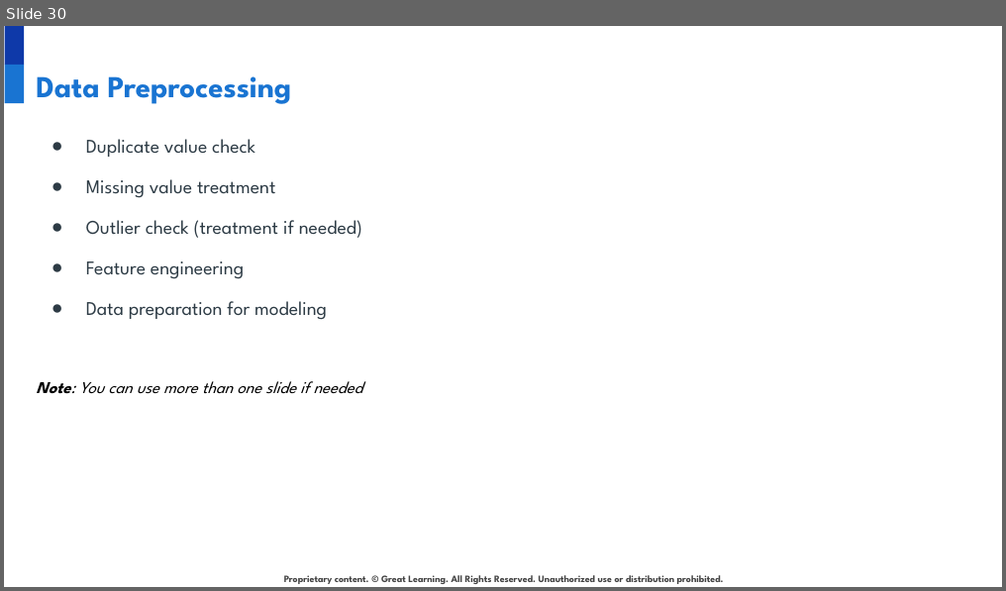
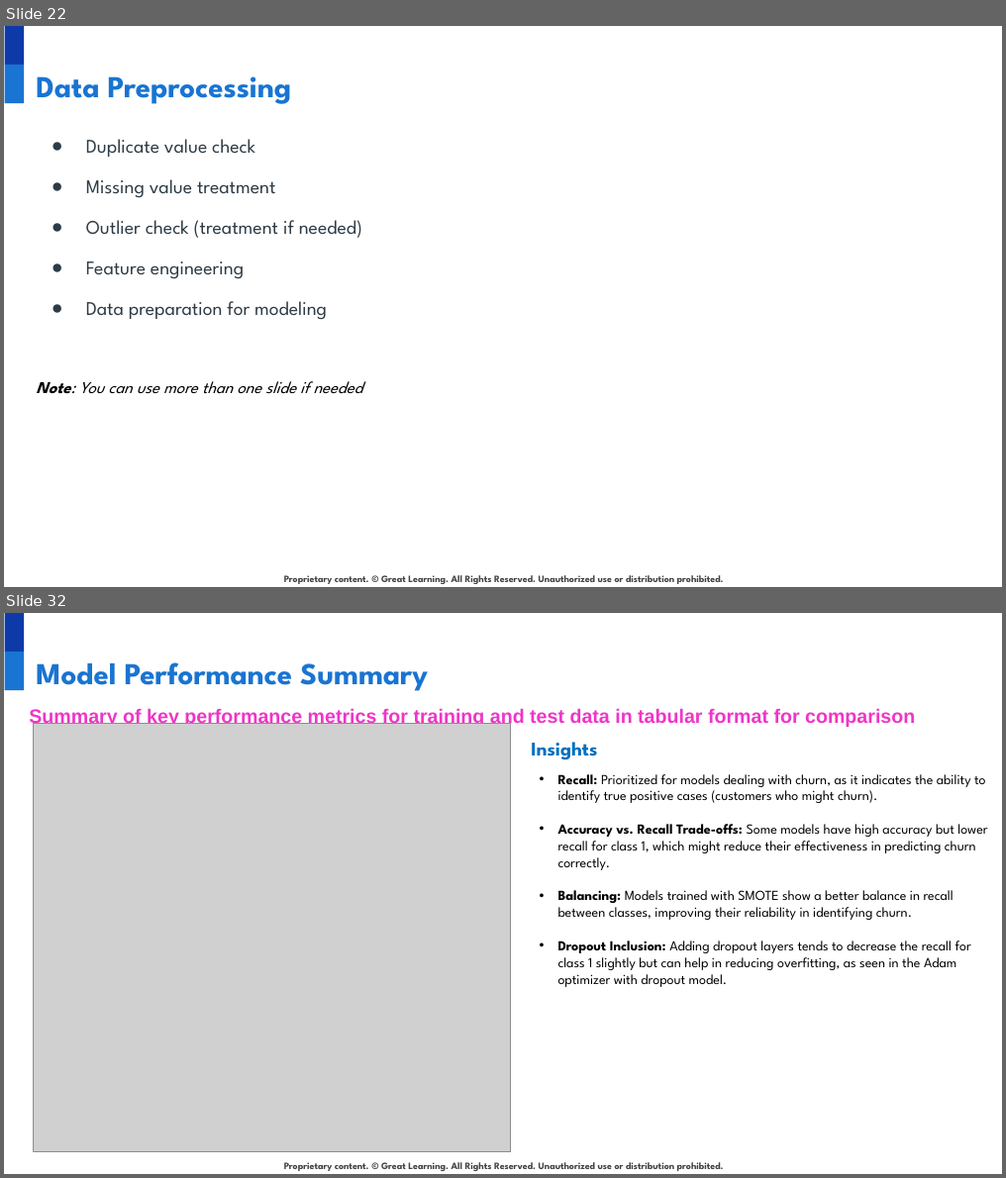
Before and after one commit to developer20sujeet/Python_For_AIML_DataScience, a slide deck: GreatLearningProject/NLP/1.Bank Churn Prediction/INN_Project_PresentationTemplate.pptx. Shown one above the other, each under a label of ours: slide 30 before the commit, slides 22 and 32 after it; the slides between them are not shown. The pictures are 1006x591 and 1006x1178 pixels, drawn with LibreOffice and Linux fonts; fonts in the diff are those of the drawing; grey boxes stand for pictures; background and template pictures are left out. Boxes give left, top, right and bottom in pixels: in the first picture for what was removed or moved away, otherwise in the second. Text is boxed around its words. In the diff, an @@ line names an element or a change of style, - is before the commit and + after.

```diff
--- a/GreatLearningProject/NLP/1.Bank Churn Prediction/INN_Project_PresentationTemplate.pptx
+++ b/GreatLearningProject/NLP/1.Bank Churn Prediction/INN_Project_PresentationTemplate.pptx
@@ slide 32 added at bbox=[4, 613, 1002, 1174], background #FFFFFF; not listed: 3 template elements that a slide beside it also shows @@
@@ title added at bbox=[36, 663, 428, 691], 22 pt, text #1974D2, bold @@
+Model Performance Summary
@@ text added at bbox=[29, 708, 915, 728], 14 pt, text #EF35C7, bold @@
+Summary of key performance metrics for training and test data in tabular format for comparison
@@ picture added at bbox=[33, 724, 510, 1153] @@
@@ text added at bbox=[531, 742, 597, 761], 14 pt, text #0070C0, bold @@
+Insights
@@ text added at bbox=[558, 774, 987, 987], 10 pt, text #000000 @@
+• Recall: Prioritized for models dealing with churn, as it indicates the ability to identify true positive cases (customers who might churn).
+• Accuracy vs. Recall Trade-offs: Some models have high accuracy but lower recall for class 1, which might reduce their effectiveness in predicting churn correctly.
+• Balancing: Models trained with SMOTE show a better balance in recall between classes, improving their reliability in identifying churn.
+• Dropout Inclusion: Adding dropout layers tends to decrease the recall for class 1 slightly but can help in reducing overfitting, as seen in the Adam optimizer with dropout model.
@@ what was slide 30 is now slide 22 @@
```
Also in this commit, not shown: 4 slides changed, 7 other slides added, 7 slides removed, 2 other files.
